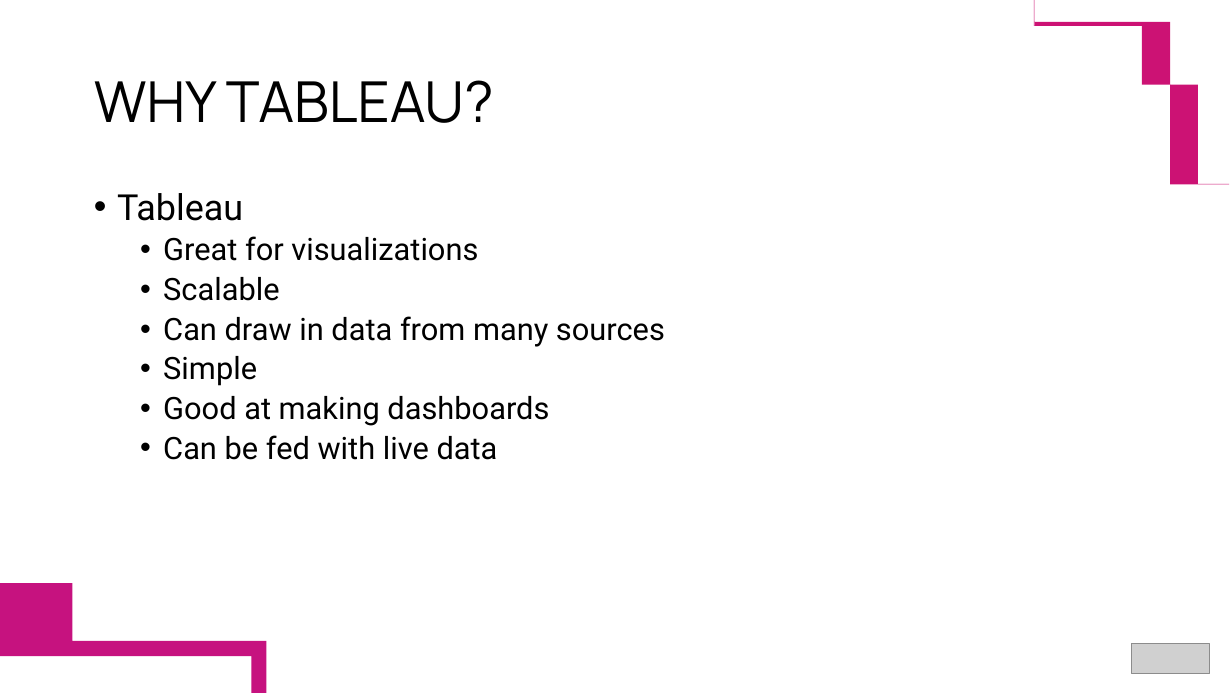
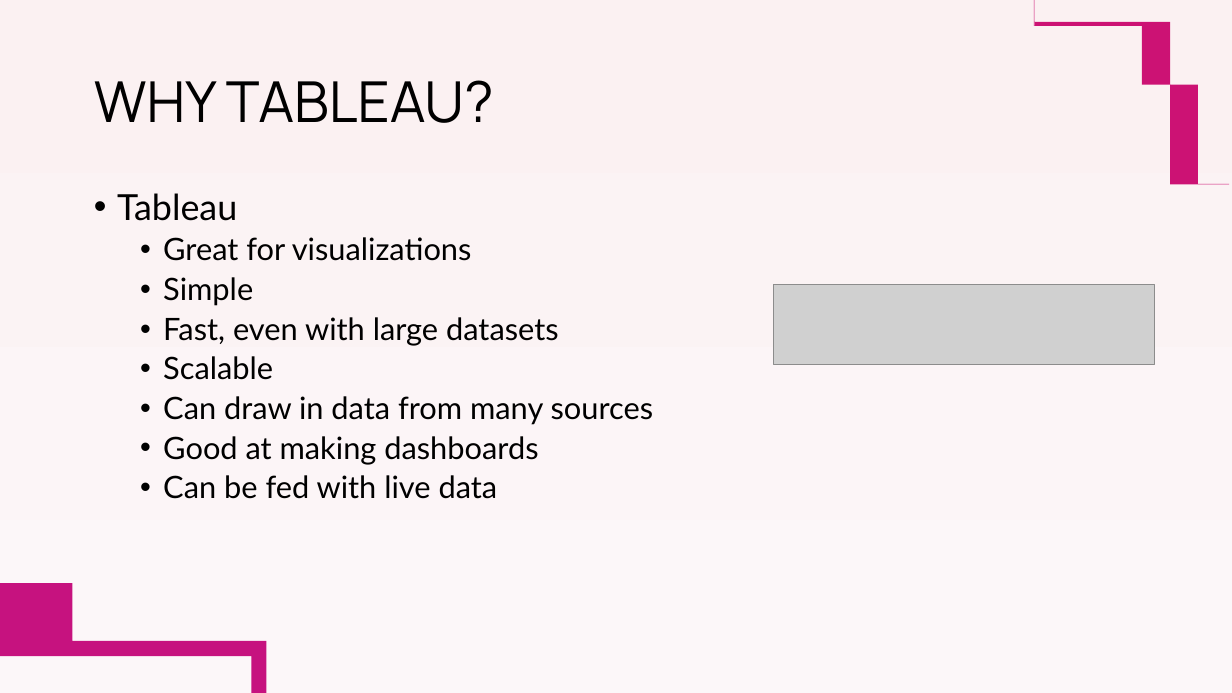
Before and after one commit to Shuvo-saha/Visual-Analytics-with-Tableau, a slide deck: slide 5 of Visual Analytics with Tableau.pptx. Drawn at 1232x693 pixels with LibreOffice and Linux fonts; fonts in the diff are those of the drawing; grey boxes stand for pictures. Boxes give left, top, right and bottom in pixels: in the first picture for what was removed or moved away, otherwise in the second. Text is boxed around its words. In the diff, an @@ line names an element or a change of style, - is before the commit and + after.

Commit message:
Updated slides
Made it more visual, added photos and removed the logo. General structure remains the same

```diff
--- a/Visual Analytics with Tableau.pptx
+++ b/Visual Analytics with Tableau.pptx
@@ background #FFFFFF to gradient #FBF1F2 to #FCF7F9 @@
@@ text at box(117, 193, 654, 499): font Roboto to Lato in "Tableau", "Great for visualizations", "Scalable", "Can draw in data from many sources" and 2 more places @@
@@ text at box(163, 277, 559, 346): paragraphs added @@
+  • Simple
+  • Fast, even with large datasets
@@ picture added at box(774, 285, 1154, 364) @@
@@ text at box(163, 356, 257, 386): paragraph removed @@
-  • Simple
@@ picture removed at box(1132, 644, 1211, 674) @@
```
Also in this commit, not shown: 17 other slides changed, 2 slides added.
